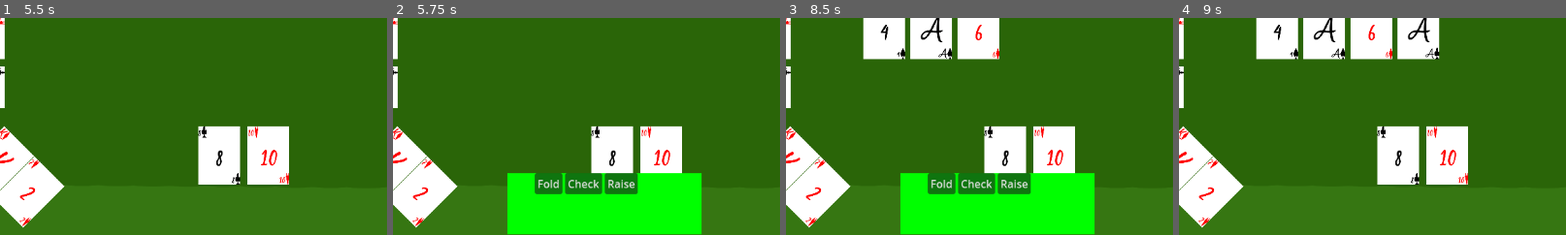
Above: before the commit, frames 1-4 (left to right).
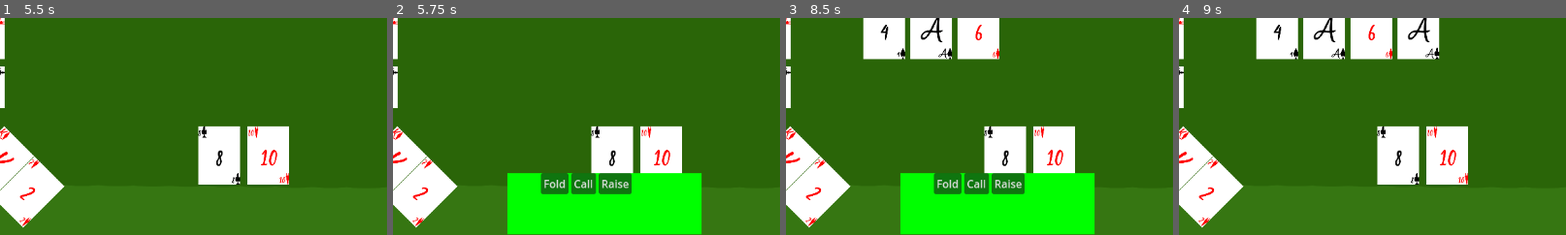
Above: after the commit, the same moments.

Repository: TiamatInteractive/Poker
Game: Godot game, scene res://Game.tscn
The game is run twice, just before and just after one commit, with the same random seed, the same clock (stepped at 60 frames per second) and the same inputs.
Inputs:
- Up to frame 1 (5.5 s): tap Enter at 0.5, 2, 3.5 s; tap Space at 1.25, 2.75, 4.25 s
- Up to frame 2 (5.75 s): no input
- Up to frame 3 (8.5 s): click "Check" (after the commit: "Call") at 5.75 s
- Up to frame 4 (9 s): click "Fold" at 8.75 s
The pictures show only the part of the screen within x 24-74%, y 50-100%; the shares and areas given below are measured in that part.

Frame 1 is identical in both runs. In frame 2, 1.2% of the frame differs, in the area x 36-64%, y 71-82%; in frame 3, 1.2%; in frame 4, nothing differs.

Commit message:
fix: fixed betting more than your money

Diff:
--- a/Game.gd
+++ b/Game.gd
@@ -119,6 +119,8 @@
 	$FoldTime.start()
 	bet_menu.visible = true
 	bet_menu.actual_bet = actual_bet
+	var stack = players[id_player_actual].stack
+	bet_menu.max_bet = players[id_player_actual].stack
 
 func next_step():
 	players = players.map(set_player_not_played)
--- a/interface/Bet_Menu.gd
+++ b/interface/Bet_Menu.gd
@@ -1,9 +1,46 @@
 extends Control
 
 var pot:int = 1000
-@export var min_bet = 120
-@export var actual_bet:int = 0
-@export var max_bet:int = 10000
+@export var min_bet = 120:
+	get:
+		return min_bet
+	set(value):
+		min_bet = value
+		if actual_bet < min_bet:
+			$BetContainer/Value/RaiseSlider.min_value = min_bet
+		else:
+			$BetContainer/Value/RaiseSlider.min_value = actual_bet
+@export var actual_bet:int = 0:
+	get:
+		return actual_bet
+	set(value):
+		actual_bet = value
+		if actual_bet > 0:
+			$ActionContainer/Check.text = "Call"
+		if actual_bet < min_bet:
+			$BetContainer/Value/RaiseSlider.min_value = min_bet
+		else:
+			$BetContainer/Value/RaiseSlider.min_value = actual_bet
+@export var max_bet:int = 10000 :
+	get:
+		return max_bet
+	set(value):
+		max_bet = value
+		if max_bet > pot:
+			$BetContainer/Buttons/Pot.visible = true
+		else:
+			$BetContainer/Buttons/Pot.visible = false
+		if max_bet > int(pot/3 * 2):
+			$BetContainer/Buttons/TwoThirdPot.visible = true
+		else:
+			$BetContainer/Buttons/Pot.visible = false
+		if max_bet > int(pot/2):
+			$BetContainer/Buttons/HalfPot.visible = true
+		else:
+			$BetContainer/Buttons/Pot.visible = false
+		$BetContainer/Value/RaiseSlider.max_value = max_bet
+
+
 var raise_value:int = 120
 signal call_check()
 signal raise(value:int)
@@ -13,25 +50,6 @@
 func _ready():
 	pot = Bet.pot
 	$BetContainer.visible = false
-	if actual_bet > 0:
-		$ActionContainer/Check.text = "Call"
-	if max_bet > pot:
-		$BetContainer/Buttons/Pot.visible = true
-	else:
-		$BetContainer/Buttons/Pot.visible = false
-	if max_bet > int(pot/3 * 2):
-		$BetContainer/Buttons/TwoThirdPot.visible = true
-	else:
-		$BetContainer/Buttons/Pot.visible = false
-	if max_bet > int(pot/2):
-		$BetContainer/Buttons/HalfPot.visible = true
-	else:
-		$BetContainer/Buttons/Pot.visible = false
-	$BetContainer/Value/RaiseSlider.max_value = max_bet
-	if actual_bet < min_bet:
-		$BetContainer/Value/RaiseSlider.min_value = min_bet
-	else:
-		$BetContainer/Value/RaiseSlider.min_value = actual_bet
 	$BetContainer/Value/RaiseSlider.step = 1
 
 
@@ -76,3 +94,7 @@
 
 func _on_bet_pressed():
 	raise.emit(raise_value)
+
+
+func _on_property_list_changed():
+	pass # Replace with function body.
--- a/interface/Bet_Menu.tscn
+++ b/interface/Bet_Menu.tscn
@@ -90,6 +90,7 @@
 layout_mode = 2
 text = "Return"
 
+[connection signal="property_list_changed" from="." to="." method="_on_property_list_changed"]
 [connection signal="pressed" from="ActionContainer/Fold" to="." method="_on_fold_pressed"]
 [connection signal="pressed" from="ActionContainer/Check" to="." method="_on_check_pressed"]
 [connection signal="pressed" from="ActionContainer/Raise" to="." method="_on_raise_pressed"]
